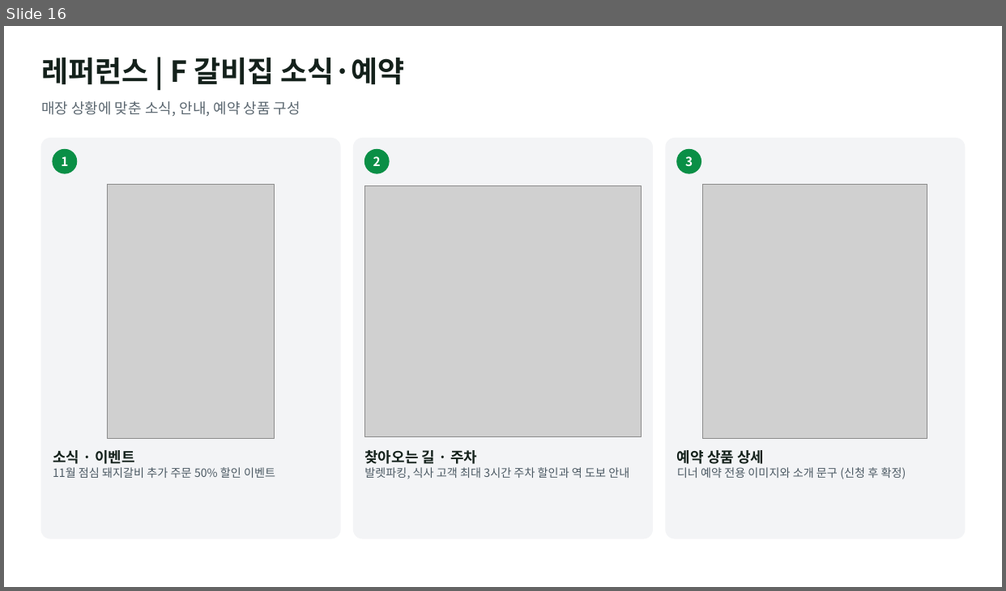
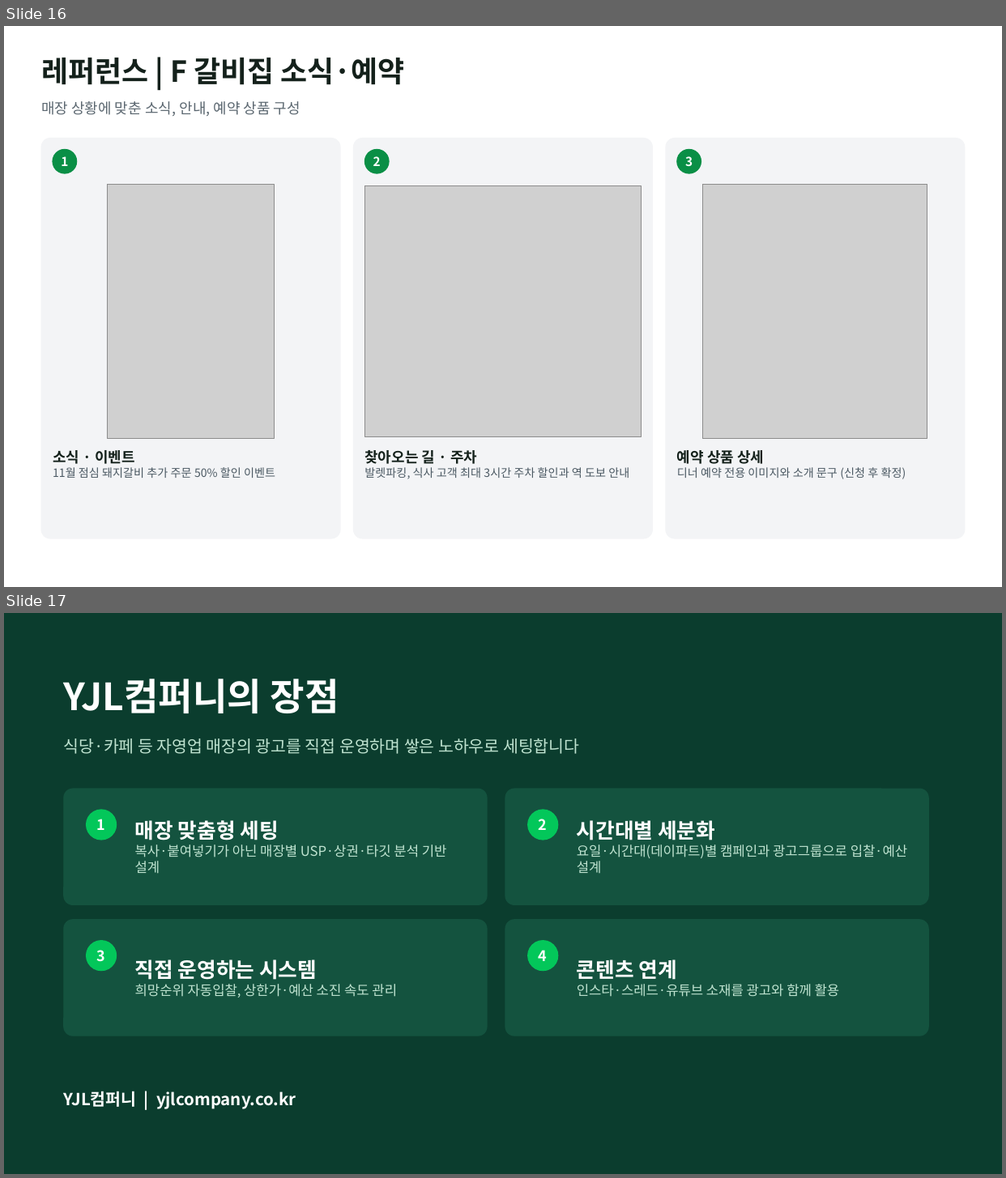
Before and after one commit to alfk0615/placeon, a slide deck: out/YJL컴퍼니_네이버광고세팅_실행사소개서_202611.pptx. Shown one above the other, each under a label of ours: slide 16 before the commit, slides 16 and 17 after it. The pictures are 1006x591 and 1006x1178 pixels, drawn with LibreOffice and Linux fonts; fonts in the diff are those of the drawing; grey boxes stand for pictures. Boxes give left, top, right and bottom in pixels: in the first picture for what was removed or moved away, otherwise in the second. Text is boxed around its words. In the diff, an @@ line names an element or a change of style, - is before the commit and + after.

```diff
--- a/out/YJL컴퍼니_네이버광고세팅_실행사소개서_202611.pptx
+++ b/out/YJL컴퍼니_네이버광고세팅_실행사소개서_202611.pptx
@@ slide 17 added at [4, 613, 1002, 1174], background #0B3D2E @@
@@ text added at [64, 679, 339, 713], 36 pt, text #FFFFFF, bold @@
+YJL컴퍼니의 장점
@@ text added at [64, 739, 579, 754], 16 pt, text #BFE3D0 @@
+식당·카페 등 자영업 매장의 광고를 직접 운영하며 쌓은 노하우로 세팅합니다
@@ rounded rectangle added at [64, 789, 487, 905], fill #14533F, outline #14533F 1 pt @@
@@ rounded rectangle added at [505, 789, 928, 905], fill #14533F, outline #14533F 1 pt @@
@@ ellipse added at [87, 810, 117, 840], fill #03C75A, outline #03C75A 1 pt @@
@@ text added at [97, 819, 106, 830], 14 pt, text #FFFFFF, bold @@
+1
@@ text added at [135, 820, 447, 874], 13 pt, text #BFE3D0 @@
+매장 맞춤형 세팅
+복사·붙여넣기가 아닌 매장별 USP·상권·타깃 분석 기반 설계
@@ ellipse added at [528, 810, 558, 840], fill #03C75A, outline #03C75A 1 pt @@
@@ text added at [539, 819, 548, 830], 14 pt, text #FFFFFF, bold @@
+2
@@ text added at [577, 820, 907, 873], 13 pt, text #BFE3D0 @@
+시간대별 세분화
+요일·시간대(데이파트)별 캠페인과 광고그룹으로 입찰·예산 설계
@@ rounded rectangle added at [64, 920, 487, 1036], fill #14533F, outline #14533F 1 pt @@
@@ rounded rectangle added at [505, 920, 928, 1036], fill #14533F, outline #14533F 1 pt @@
@@ ellipse added at [87, 941, 117, 971], fill #03C75A, outline #03C75A 1 pt @@
@@ text added at [97, 950, 106, 962], 14 pt, text #FFFFFF, bold @@
+3
@@ ellipse added at [528, 941, 558, 971], fill #03C75A, outline #03C75A 1 pt @@
@@ text added at [539, 950, 548, 961], 14 pt, text #FFFFFF, bold @@
+4
@@ text added at [135, 960, 397, 998], 13 pt, text #BFE3D0 @@
+직접 운영하는 시스템
+희망순위 자동입찰, 상한가·예산 소진 속도 관리
@@ text added at [577, 960, 840, 997], 13 pt, text #BFE3D0 @@
+콘텐츠 연계
+인스타·스레드·유튜브 소재를 광고와 함께 활용
@@ text added at [64, 1091, 296, 1110], 16 pt, text #FFFFFF, bold @@
+YJL컴퍼니 | yjlcompany.co.kr
```
Also in this commit, not shown: 1 slide changed, 1 slide removed, 1 other file.
